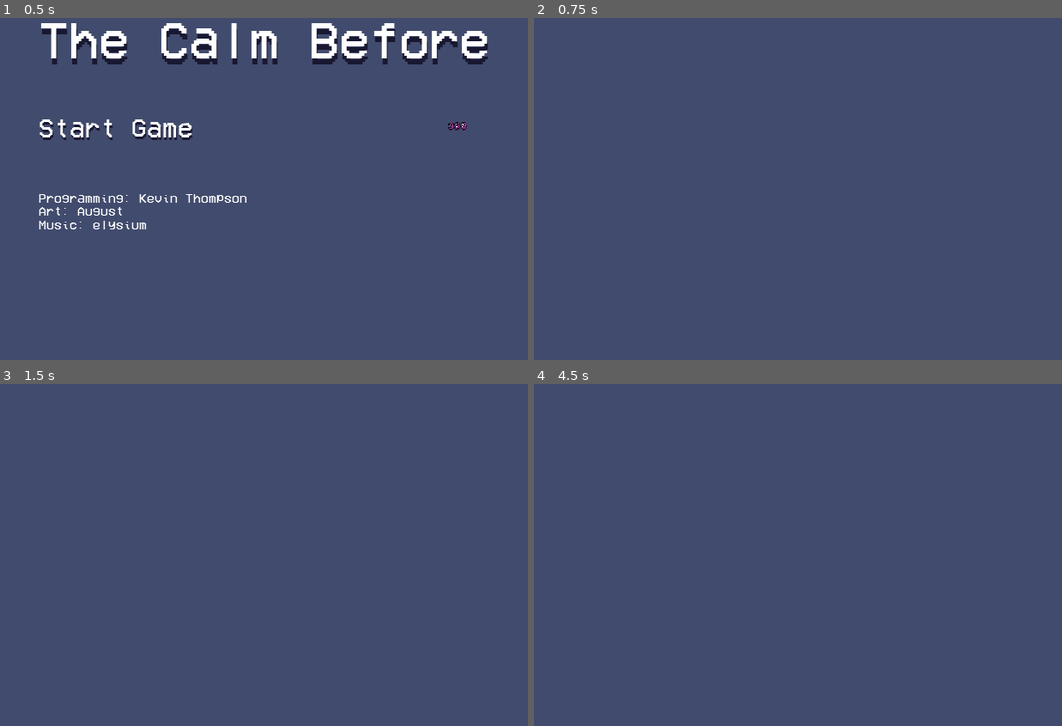
Above: before the commit, frames 1-4 (two rows, left to right).
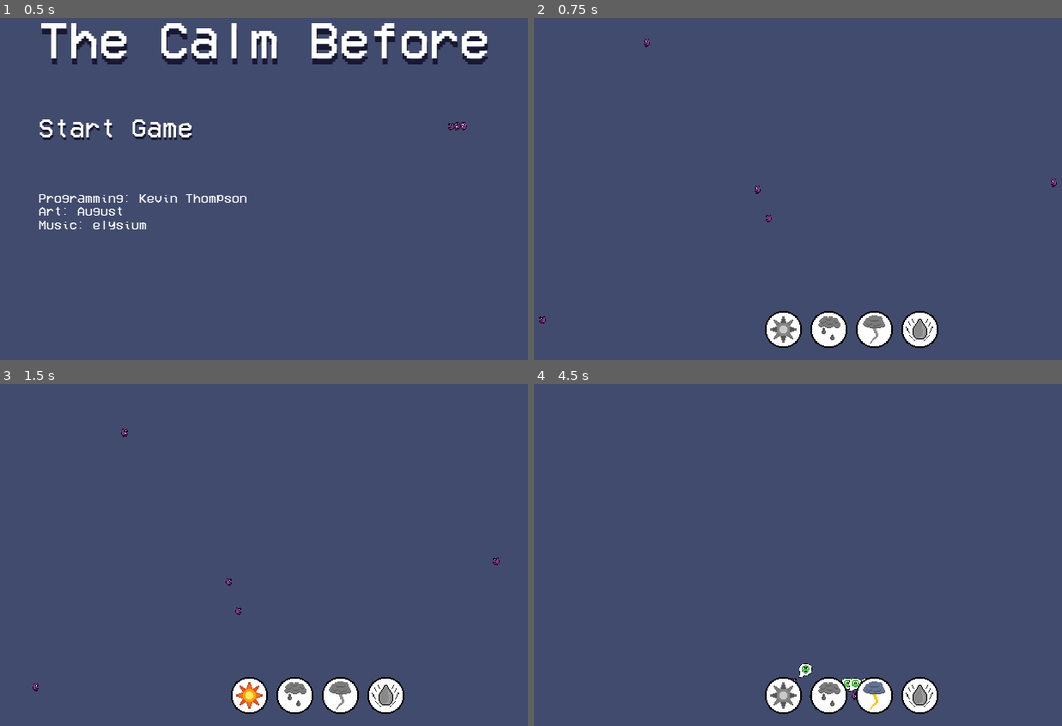
Above: after the commit, the same moments.

Repository: kevinthompson/mini-jam-26-storms
Game: Godot game, scene res://Scenes/Title/TitleScreen.tscn
The game is run twice, just before and just after one commit, with the same random seed, the same clock (stepped at 60 frames per second) and the same inputs.
Inputs (mouse positions are in pixels of both pictures, inside the frame that each line leads up to):
- Up to frame 1 (0.5 s): no input
- Up to frame 2 (0.75 s): click "Start Game" at 0.5 s
- Up to frame 3 (1.5 s): click (248, 695) at 1.27 s
- Up to frame 4 (4.5 s): click (871, 695) at 2.02 s; click (919, 695) at 2.77 s; click (782, 695) at 3.52 s; click (871, 695) at 4.27 s

Frame 1 is identical in both runs. In frame 2, 2.5% of the frame differs, in the area x 0-100%, y 6-97%; in frame 3, 2.5%; in frame 4, 2.6%, in the area x 43-77%, y 81-97%.

Commit message:
Add storm buttons to interface

Diff:
--- a/Scenes/Game/Game.tscn
+++ b/Scenes/Game/Game.tscn
@@ -1,11 +1,48 @@
-[gd_scene load_steps=5 format=2]
+[gd_scene load_steps=16 format=2]
 
-[ext_resource path="res://Scenes/Game/Pause.gd" type="Script" id=1]
-[ext_resource path="res://Fonts/vcr_96.tres" type="DynamicFont" id=2]
-[ext_resource path="res://Scenes/Game/TitleButton.tscn" type="PackedScene" id=3]
-[ext_resource path="res://Scenes/Game/TitleButton.gd" type="Script" id=4]
+[ext_resource path="res://Scenes/Game/Test.gd" type="Script" id=1]
+[ext_resource path="res://Scenes/Alien/Alien.tscn" type="PackedScene" id=2]
+[ext_resource path="res://Scenes/Game/Interface.gd" type="Script" id=3]
+[ext_resource path="res://Fonts/vcr_96.tres" type="DynamicFont" id=4]
+[ext_resource path="res://Scenes/Game/TitleButton.tscn" type="PackedScene" id=5]
+[ext_resource path="res://Scenes/Game/TitleButton.gd" type="Script" id=6]
+[ext_resource path="res://Art/Buttons/Weather.png" type="Texture" id=7]
+
+[sub_resource type="AtlasTexture" id=1]
+atlas = ExtResource( 7 )
+region = Rect2( 40, 0, 40, 40 )
+
+[sub_resource type="AtlasTexture" id=2]
+atlas = ExtResource( 7 )
+region = Rect2( 0, 0, 40, 40 )
+
+[sub_resource type="AtlasTexture" id=4]
+atlas = ExtResource( 7 )
+region = Rect2( 120, 0, 40, 40 )
+
+[sub_resource type="AtlasTexture" id=3]
+atlas = ExtResource( 7 )
+region = Rect2( 80, 0, 40, 40 )
+
+[sub_resource type="AtlasTexture" id=6]
+atlas = ExtResource( 7 )
+region = Rect2( 200, 0, 40, 40 )
+
+[sub_resource type="AtlasTexture" id=5]
+atlas = ExtResource( 7 )
+region = Rect2( 160, 0, 40, 40 )
+
+[sub_resource type="AtlasTexture" id=8]
+atlas = ExtResource( 7 )
+region = Rect2( 280, 0, 40, 40 )
+
+[sub_resource type="AtlasTexture" id=7]
+atlas = ExtResource( 7 )
+region = Rect2( 240, 0, 40, 40 )
 
 [node name="Game" type="Node2D"]
+script = ExtResource( 1 )
+alien_scene = ExtResource( 2 )
 
 [node name="World" type="YSort" parent="."]
 
@@ -15,53 +52,115 @@
 
 [node name="Environment" type="YSort" parent="World"]
 
-[node name="Interface" type="Control" parent="."]
-margin_right = 40.0
-margin_bottom = 40.0
+[node name="Camera2D" type="Camera2D" parent="."]
+anchor_mode = 0
+current = true
 
-[node name="CanvasLayer" type="CanvasLayer" parent="."]
+[node name="Interface" type="CanvasLayer" parent="Camera2D"]
+pause_mode = 2
+script = ExtResource( 3 )
 
-[node name="Pause" type="Control" parent="CanvasLayer"]
+[node name="Pause" type="Control" parent="Camera2D/Interface"]
 pause_mode = 2
+editor/display_folded = true
 visible = false
 anchor_right = 1.0
 anchor_bottom = 1.0
-script = ExtResource( 1 )
 
-[node name="ColorRect" type="ColorRect" parent="CanvasLayer/Pause"]
+[node name="ColorRect" type="ColorRect" parent="Camera2D/Interface/Pause"]
 anchor_right = 1.0
 anchor_bottom = 1.0
 color = Color( 0, 0, 0, 0.313726 )
 
-[node name="Menu" type="VBoxContainer" parent="CanvasLayer/Pause"]
+[node name="Menu" type="VBoxContainer" parent="Camera2D/Interface/Pause"]
 margin_left = 120.0
 margin_top = 80.0
 margin_right = 1160.0
 margin_bottom = 640.0
 
-[node name="Label" type="Label" parent="CanvasLayer/Pause/Menu"]
+[node name="Label" type="Label" parent="Camera2D/Interface/Pause/Menu"]
 margin_right = 1040.0
 margin_bottom = 85.0
-custom_fonts/font = ExtResource( 2 )
+custom_fonts/font = ExtResource( 4 )
 custom_colors/font_color_shadow = Color( 0.101961, 0.0980392, 0.196078, 1 )
 custom_constants/shadow_offset_y = 5
 text = "Paused"
 align = 1
 
-[node name="CenterRow" type="HBoxContainer" parent="CanvasLayer/Pause/Menu"]
+[node name="CenterRow" type="HBoxContainer" parent="Camera2D/Interface/Pause/Menu"]
 margin_top = 89.0
 margin_right = 1040.0
 margin_bottom = 560.0
 size_flags_vertical = 3
 
-[node name="Buttons" type="VBoxContainer" parent="CanvasLayer/Pause/Menu/CenterRow"]
+[node name="Buttons" type="VBoxContainer" parent="Camera2D/Interface/Pause/Menu/CenterRow"]
 margin_right = 1040.0
 margin_bottom = 471.0
 size_flags_horizontal = 3
 size_flags_vertical = 3
 alignment = 1
 
-[node name="MainMenuButton" parent="CanvasLayer/Pause/Menu/CenterRow/Buttons" instance=ExtResource( 3 )]
+[node name="MainMenuButton" parent="Camera2D/Interface/Pause/Menu/CenterRow/Buttons" instance=ExtResource( 5 )]
 margin_top = 205.0
 margin_bottom = 265.0
-script = ExtResource( 4 )
+script = ExtResource( 6 )
+
+[node name="Controls" type="Control" parent="Camera2D/Interface"]
+anchor_top = 1.0
+anchor_right = 1.0
+anchor_bottom = 1.0
+size_flags_horizontal = 3
+size_flags_vertical = 3
+
+[node name="StormButtons" type="HBoxContainer" parent="Camera2D/Interface/Controls"]
+anchor_top = 1.0
+anchor_right = 1.0
+anchor_bottom = 1.0
+margin_left = 476.0
+margin_top = -91.0
+margin_right = -476.0
+margin_bottom = -22.0
+size_flags_horizontal = 3
+size_flags_vertical = 3
+custom_constants/separation = 10
+alignment = 1
+
+[node name="SunButton" type="TextureButton" parent="Camera2D/Interface/Controls/StormButtons"]
+margin_right = 74.0
+margin_bottom = 69.0
+size_flags_horizontal = 3
+texture_normal = SubResource( 1 )
+texture_focused = SubResource( 2 )
+expand = true
+stretch_mode = 5
+
+[node name="RainButton" type="TextureButton" parent="Camera2D/Interface/Controls/StormButtons"]
+margin_left = 84.0
+margin_right = 158.0
+margin_bottom = 69.0
+size_flags_horizontal = 3
+disabled = true
+texture_normal = SubResource( 4 )
+texture_focused = SubResource( 3 )
+expand = true
+stretch_mode = 5
+
+[node name="LightningButton" type="TextureButton" parent="Camera2D/Interface/Controls/StormButtons"]
+margin_left = 168.0
+margin_right = 242.0
+margin_bottom = 69.0
+size_flags_horizontal = 3
+texture_normal = SubResource( 6 )
+texture_focused = SubResource( 5 )
+expand = true
+stretch_mode = 5
+
+[node name="AcidButton" type="TextureButton" parent="Camera2D/Interface/Controls/StormButtons"]
+margin_left = 252.0
+margin_right = 328.0
+margin_bottom = 69.0
+size_flags_horizontal = 3
+texture_normal = SubResource( 8 )
+texture_focused = SubResource( 7 )
+expand = true
+stretch_mode = 5
--- a/Scenes/Game/Pause.gd
+++ b/Scenes/Game/Interface.gd
@@ -1,7 +1,8 @@
-extends Control
+extends Node
 
 func _input(event: InputEvent) -> void:
   if event.is_action_pressed("pause"):
     var pause_state = !get_tree().paused
     get_tree().paused = pause_state
-    visible = pause_state
+    $Pause.visible = pause_state
+    $Controls.visible = !pause_state
